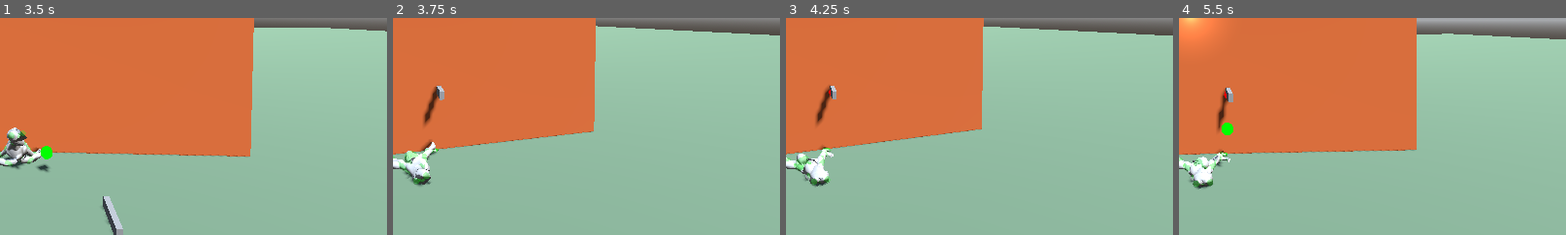
Above: before the commit, frames 1-4 (left to right).
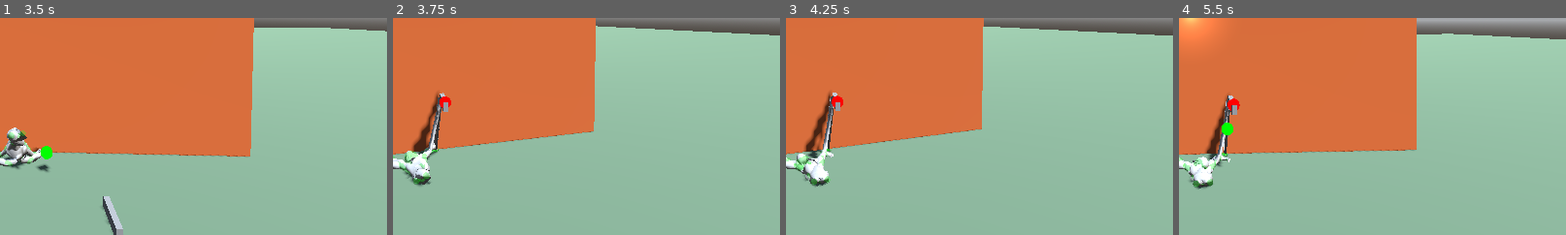
Above: after the commit, the same moments.

Repository: lmf-git/fpsikanimragdoll
Game: Godot game, scene res://world.tscn
The game is run twice, just before and just after one commit, with the same random seed, the same clock (stepped at 60 frames per second) and the same inputs.
Inputs (mouse positions are % of the whole screen's width and height, from its top left):
- Up to frame 1 (3.5 s): tap Enter at 0.5 s; move the mouse to (55, 50) at 0.52 s; hold Shift (sprint) 0.53-1.28 s; hold W (move_forward) from 0.53 s (still down); click (55, 50) at 0.67 s; tap Space (jump) at 0.77, 1.52, 3.02 s; move the mouse to (45, 50) at 1.27 s; tap O (toggle_camera) at 1.35 s; move the mouse to (52, 48) at 2.02 s; hold I (toggle_ik) 2.03-2.78 s; move the mouse to (49, 52) at 2.77 s; tap R (toggle_ragdoll) at 2.85 s; click (49, 52) at 2.92 s
- Up to frame 2 (3.75 s): keep holding W (move_forward); move the mouse to (57, 51) at 3.52 s; tap E at 3.6 s
- Up to frame 3 (4.25 s): keep holding W (move_forward); tap Space (jump) at 3.77 s
- Up to frame 4 (5.5 s): keep holding W (move_forward); move the mouse to (42, 49) at 4.27 s; tap H at 4.35 s; tap Space (jump) at 4.52 s; move the mouse to (51, 50) at 5.02 s; hold Shift (sprint) from 5.03 s (still down); click (51, 50) at 5.17 s
The pictures show only the part of the screen within x 48-98%, y 49-99%; the shares and areas given below are measured in that part.

Frame 1 is identical in both runs. In frame 2, 1.4% of the frame differs, in the area x 4-16%, y 31-67%; in frame 3, 1.5%, in the area x 4-15%, y 30-67%; in frame 4, 1.2%.

Commit message:
Fix hand grip by rotating hand bone instead of weapon
- Replace _align_weapon_with_camera() with _orient_hand_for_weapon_grip()
- Rotate hand bone after IK using set_bone_global_pose_override()
- Keep weapon parented to BoneAttachment3D for natural hand connection
- Hand now grips weapon properly with correct palm orientation
- Weapon stays at IK transformed hand position

Diff:
--- a/character_controller.gd
+++ b/character_controller.gd
@@ -1884,8 +1884,8 @@
 		equipped_weapon.global_transform = right_hand_transform
 		print("DEBUG: No main_grip, set weapon transform to hand transform")
 
-func _align_weapon_with_camera():
-	"""Orient weapon to point along camera's line of sight"""
+func _orient_hand_for_weapon_grip():
+	"""Rotate hand bone after IK to grip weapon pointing toward camera"""
 	if not equipped_weapon or not skeleton or right_hand_bone_id < 0:
 		return
 
@@ -1895,36 +1895,35 @@
 
 	# Get camera's forward direction (where it's looking)
 	var camera_forward = -camera.global_transform.basis.z
-
-	# Get hand bone position
-	var hand_transform = skeleton.global_transform * skeleton.get_bone_global_pose(right_hand_bone_id)
-
-	# Orient weapon to point forward along camera direction
-	# Create a basis that points the weapon forward
+	var camera_up = camera.global_transform.basis.y
+
+	# Create target rotation for the hand to point weapon forward
+	# The weapon's local -Z should point along camera forward when held
+	var hand_forward = camera_forward
+	var hand_up = camera_up
+
+	# Create orthonormal basis for hand orientation
+	var hand_right = hand_up.cross(hand_forward).normalized()
+	hand_up = hand_forward.cross(hand_right).normalized()
+
+	# Build target basis
 	var target_basis = Basis()
-
-	# Make weapon's -Z axis point along camera forward direction
-	var weapon_forward = camera_forward
-	# Use camera's up direction for weapon up
-	var weapon_up = camera.global_transform.basis.y
-
-	# Create orthonormal basis
-	var weapon_right = weapon_up.cross(weapon_forward).normalized()
-	weapon_up = weapon_forward.cross(weapon_right).normalized()
-
-	# Build basis from axes
-	target_basis.x = weapon_right
-	target_basis.y = weapon_up
-	target_basis.z = -weapon_forward  # Godot uses -Z as forward
-
-	# Apply the rotation to the weapon
-	equipped_weapon.global_transform.basis = target_basis
-
-	# Now position weapon so grip point aligns with hand
-	if equipped_weapon.main_grip:
-		var grip_local_pos = equipped_weapon.main_grip.position
-		var grip_world_offset = equipped_weapon.global_transform.basis * grip_local_pos
-		equipped_weapon.global_position = hand_transform.origin - grip_world_offset
+	target_basis.x = hand_right
+	target_basis.y = hand_up
+	target_basis.z = -hand_forward  # Godot uses -Z as forward
+
+	# Get current hand bone global pose
+	var current_pose = skeleton.get_bone_global_pose(right_hand_bone_id)
+
+	# Convert target basis from global space to skeleton local space
+	var skeleton_global_basis_inv = skeleton.global_transform.basis.inverse()
+	var target_local_basis = skeleton_global_basis_inv * target_basis
+
+	# Create new pose with target rotation but keeping IK position
+	var new_pose = Transform3D(target_local_basis, current_pose.origin)
+
+	# Apply the new pose to the hand bone
+	skeleton.set_bone_global_pose_override(right_hand_bone_id, new_pose, 1.0, true)
 
 func _process(_delta):
 	# WEAPON UPDATE ORDER - CRITICAL for proper IK-based positioning:
@@ -2003,8 +2002,6 @@
 				right_foot_ik.stop()
 
 	# STEP 3: Weapon automatically follows hand bone (parented to BoneAttachment3D)
-	# No manual update needed!
-
-	# STEP 4: Orient weapon to point along camera line of sight
+	# After IK is applied, rotate hand bone to grip weapon toward camera direction
 	if equipped_weapon:
-		_align_weapon_with_camera()
+		_orient_hand_for_weapon_grip()
